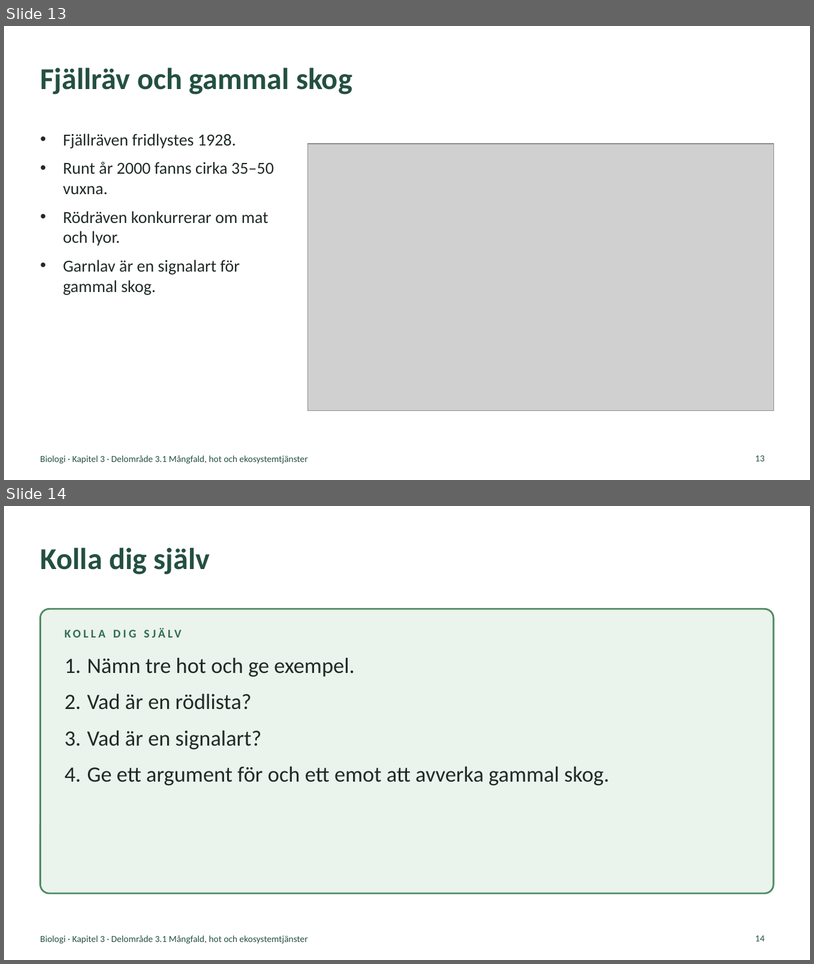
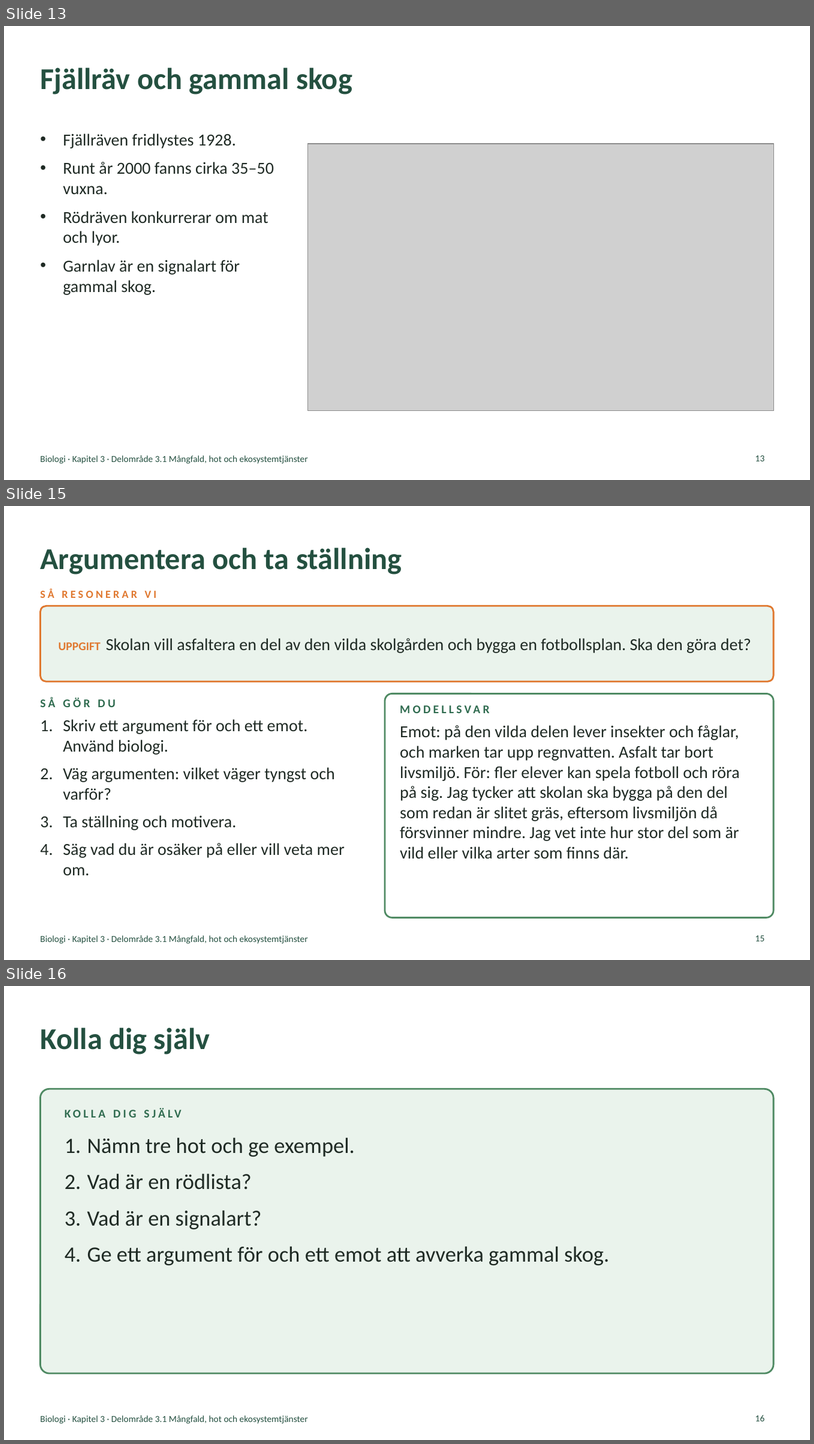
Before and after one commit to sweviktor95/pluggis, a slide deck: planering/biologi-omrade3/biologi-3-1-mangfald-hot-och-ekosystemtjanster.pptx. Shown one above the other, each under a label of ours: slides 13 and 14 before the commit, slides 13, 15 and 16 after it; the slides between them are not shown. The pictures are 814x964 and 814x1444 pixels, drawn with LibreOffice and Linux fonts; fonts in the diff are those of the drawing; grey boxes stand for pictures. Boxes give left, top, right and bottom in pixels: in the first picture for what was removed or moved away, otherwise in the second. Text is boxed around its words. In the diff, an @@ line names an element or a change of style, - is before the commit and + after.

```diff
--- a/planering/biologi-omrade3/biologi-3-1-mangfald-hot-och-ekosystemtjanster.pptx
+++ b/planering/biologi-omrade3/biologi-3-1-mangfald-hot-och-ekosystemtjanster.pptx
@@ slide 15 added at <box>4,506,810,960</box>, background #FFFFFF; not listed: 1 template element that a slide beside it also shows @@
@@ title added at <box>40,547,402,574</box>, 36 pt, text #245040, bold @@
+Argumentera och ta ställning
@@ text added at <box>40,589,157,598</box>, 13 pt, text #E0782F, bold @@
+SÅ RESONERAR VI
@@ rounded rectangle added at <box>40,606,774,681</box>, fill #EAF3EC, outline #E0782F 2 pt @@
@@ text added at <box>59,638,752,653</box>, 20 pt, text #1F2A24 @@
+UPPGIFT Skolan vill asfaltera en del av den vilda skolgården och bygga en fotbollsplan. Ska den göra det?
@@ text added at <box>40,697,115,707</box>, 14 pt, text #2F6B4F, bold @@
+SÅ GÖR DU
@@ rounded rectangle added at <box>385,694,774,918</box>, fill #FFFFFF, outline #4F8A63 2 pt @@
@@ text added at <box>400,700,642,718</box>, 14 pt, text #2F6B4F, bold @@
+MODELLSVAR
@@ text added at <box>63,719,345,875</box>, 20 pt, text #1F2A24 @@
+1. Skriv ett argument för och ett emot. Använd biologi.
+2. Väg argumenten: vilket väger tyngst och varför?
+3. Ta ställning och motivera.
+4. Säg vad du är osäker på eller vill veta mer om.
@@ text added at <box>400,725,740,859</box>, 20 pt, text #1F2A24 @@
+Emot: på den vilda delen lever insekter och fåglar, och marken tar upp regnvatten. Asfalt tar bort livsmiljö. För: fler elever kan spela fotboll och röra på sig. Jag tycker att skolan ska bygga på den del som redan är slitet gräs, eftersom livsmiljön då försvinner mindre. Jag vet inte hur stor del som är vild eller vilka arter som finns där.
@@ page number added at <box>756,935,765,941</box>, 11 pt, text #245040 @@
+15
@@ what was slide 14 is now slide 16 @@
@@ page number at <box>756,1414,765,1421</box>: text changed @@
-14
+16
```
Also in this commit, not shown: 2 other slides added, 8 other files.
